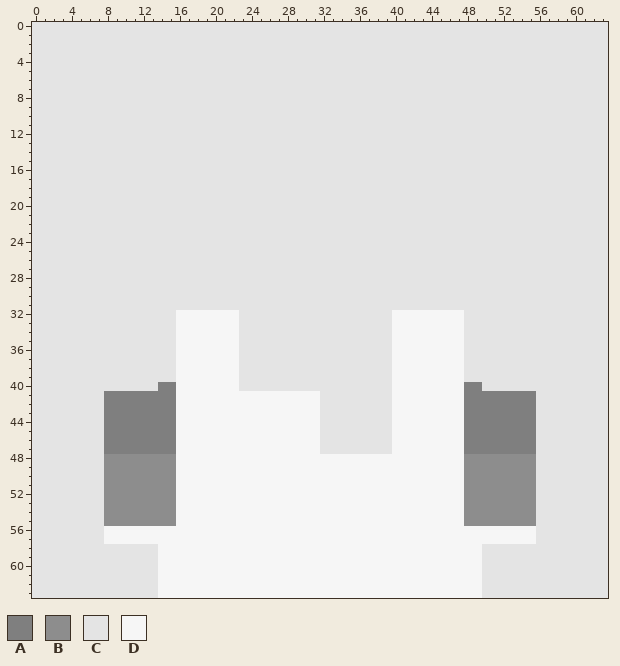
A pixel-art sprite gets an edit: skins/00ad4bd6-bee5-49b3-ae6a-a80404e0f8f6.png. This is how it looked before the edit.
The file is 64x64 pixels. Colours within 5 levels of each other are drawn and written as one.
Palette (. is transparent): A #7f7f7f  B #8d8d8d  C #e4e4e4  D #f6f6f6
Now the later version:
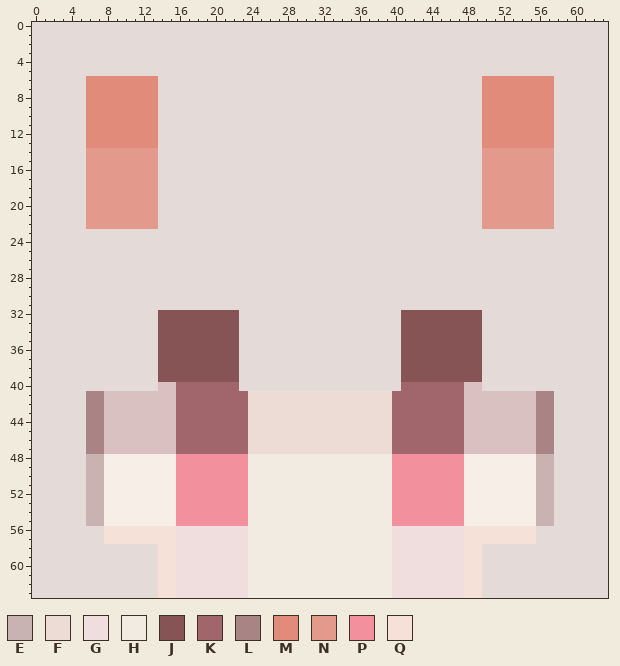
Colours new in this view: E #c8b2b2  F #eddbd6  G #f0dddd  H #f1ebe1  J #865455  K #a1656c  L #a88485  M #e18b7b  N #e39a8d  P #f2919d  Q #f5e1d7
From the commit log: 自動上傳玩家 mltw_idk 的皮膚臉部
The exact change:
colour A: #7f7f7f -> #d9c1c1
colour B: #8d8d8d -> #f7eee8
colour C: #e4e4e4 -> #e4dbd9
y 6..13: x 6..13 CCCCCCCC -> MMMMMMMM; x 50..57 CCCCCCCC -> MMMMMMMM
y 14..22: x 6..13 CCCCCCCC -> NNNNNNNN; x 50..57 CCCCCCCC -> NNNNNNNN
y 32..39: x 14..22 CCDDDDDDD -> JJJJJJJJJ; x 40..49 DDDDDDDDCC -> CJJJJJJJJJ
y 40: x 16..22 DDDDDDD -> KKKKKKK; x 40..47 DDDDDDDD -> CKKKKKKK
y 41..47: x 6..7 CC -> LL; x 16..47 DDDDDDDDDDDDDDDDCCCCCCCCDDDDDDDD -> KKKKKKKKFFFFFFFFFFFFFFFFKKKKKKKK; x 56..57 CC -> LL
y 48..55: x 6..7 CC -> EE; x 16..47 DDDDDDDDDDDDDDDDDDDDDDDDDDDDDDDD -> PPPPPPPPHHHHHHHHHHHHHHHHPPPPPPPP; x 56..57 CC -> EE
y 56..57: x 8..55 DDDDDDDDDDDDDDDDDDDDDDDDDDDDDDDDDDDDDDDDDDDDDDDD -> QQQQQQQQGGGGGGGGHHHHHHHHHHHHHHHHGGGGGGGGQQQQQQQQ
y 58..63: x 14..49 DDDDDDDDDDDDDDDDDDDDDDDDDDDDDDDDDDDD -> QQGGGGGGGGHHHHHHHHHHHHHHHHGGGGGGGGQQ
